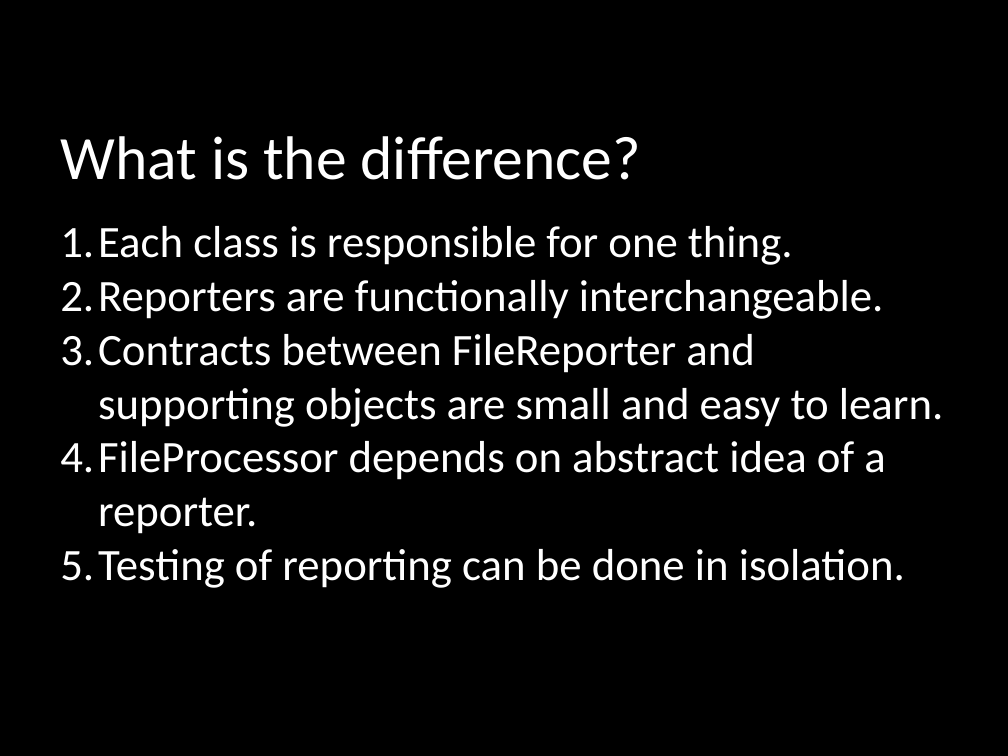
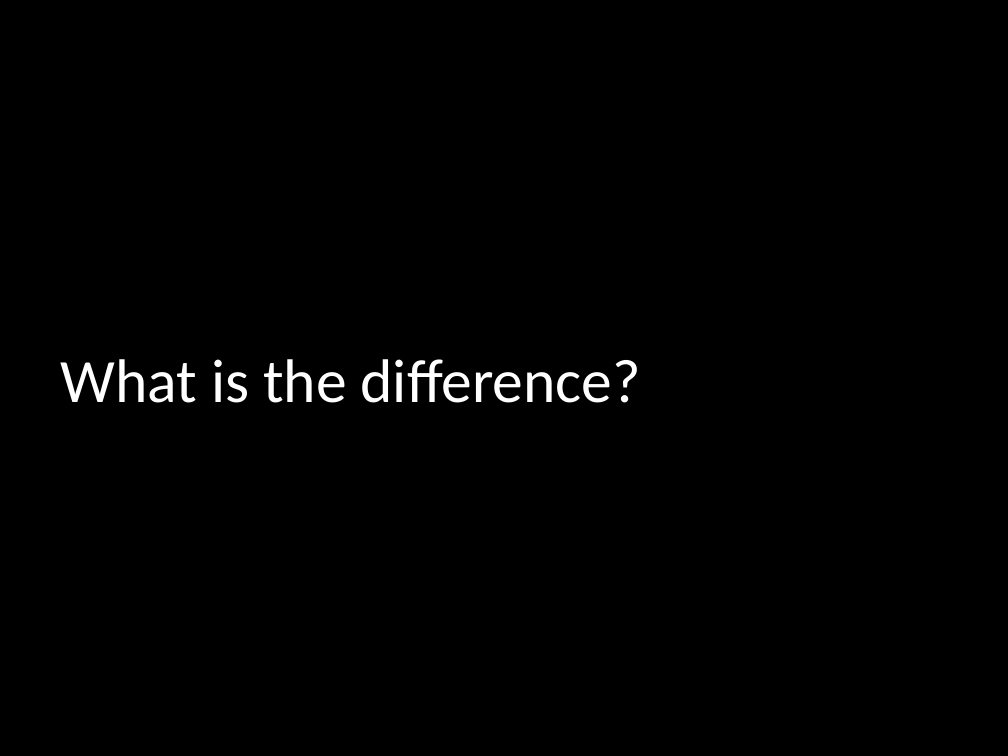
Before and after one commit to mikegehard/Better-Ruby-Through-Design-Principles, a slide deck: slide 21 of BetterRubyThroughDesignPatterns.pptx (slide 18 before the commit). Drawn at 1008x756 pixels with LibreOffice and Linux fonts; fonts in the diff are those of the drawing. Boxes give left, top, right and bottom in pixels: in the first picture for what was removed or moved away, otherwise in the second. Text is boxed around its words. In the diff, an @@ line names an element or a change of style, - is before the commit and + after.

```diff
--- a/BetterRubyThroughDesignPatterns.pptx
+++ b/BetterRubyThroughDesignPatterns.pptx
@@ text removed at [60,226,943,588] @@
-1. Each class is responsible for one thing.
-2. Reporters are functionally interchangeable.
-3. Contracts between FileReporter and supporting objects are small and easy to learn.
-4. FileProcessor depends on abstract idea of a reporter.
-5. Testing of reporting can be done in isolation.
@@ title "What is the difference?": place and size @@
-title "What is the difference?" at [60,136,641,180]
+title "What is the difference?" at [60,359,641,403]
```
Also in this commit, not shown: 1 other slide changed, 8 slides added.
